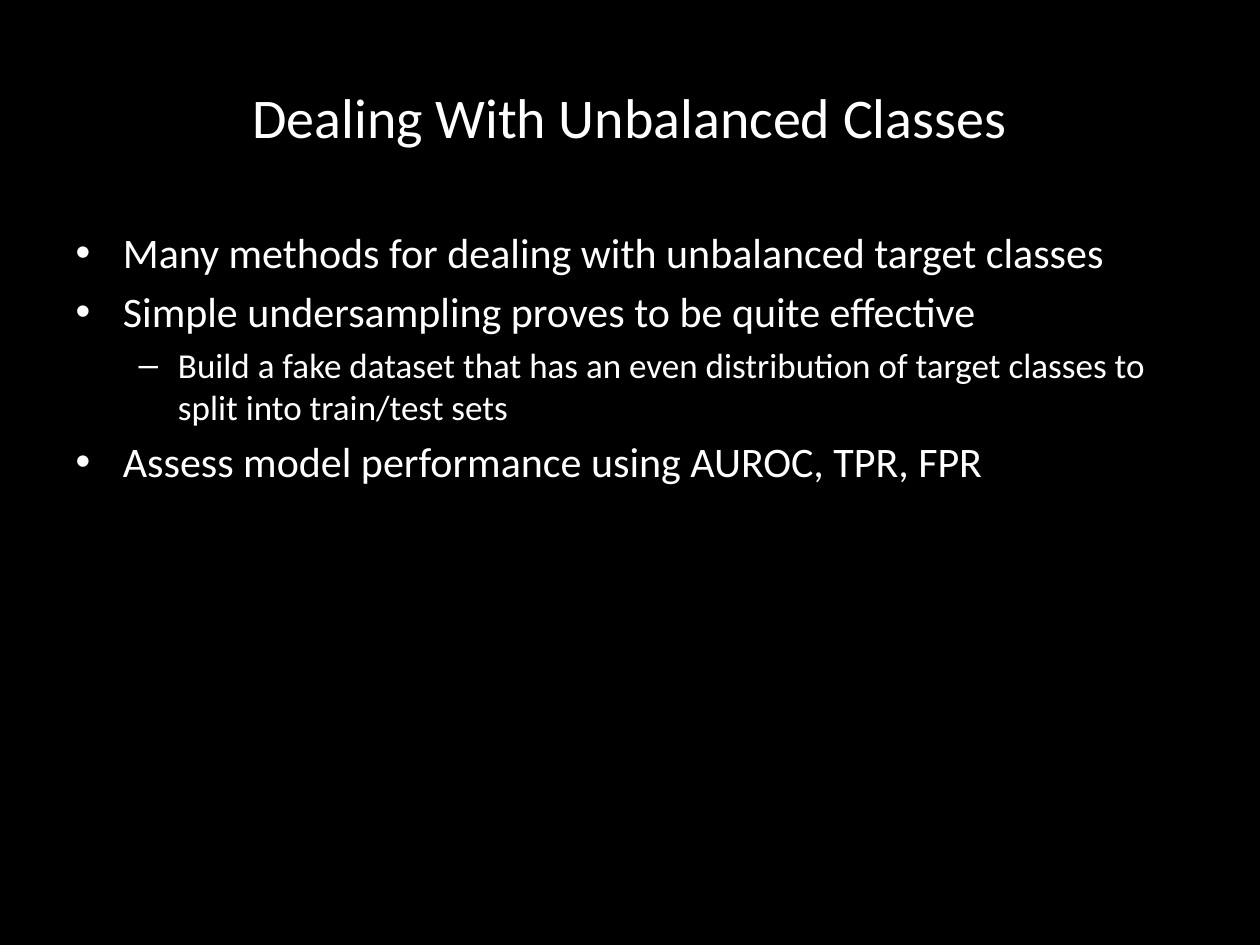
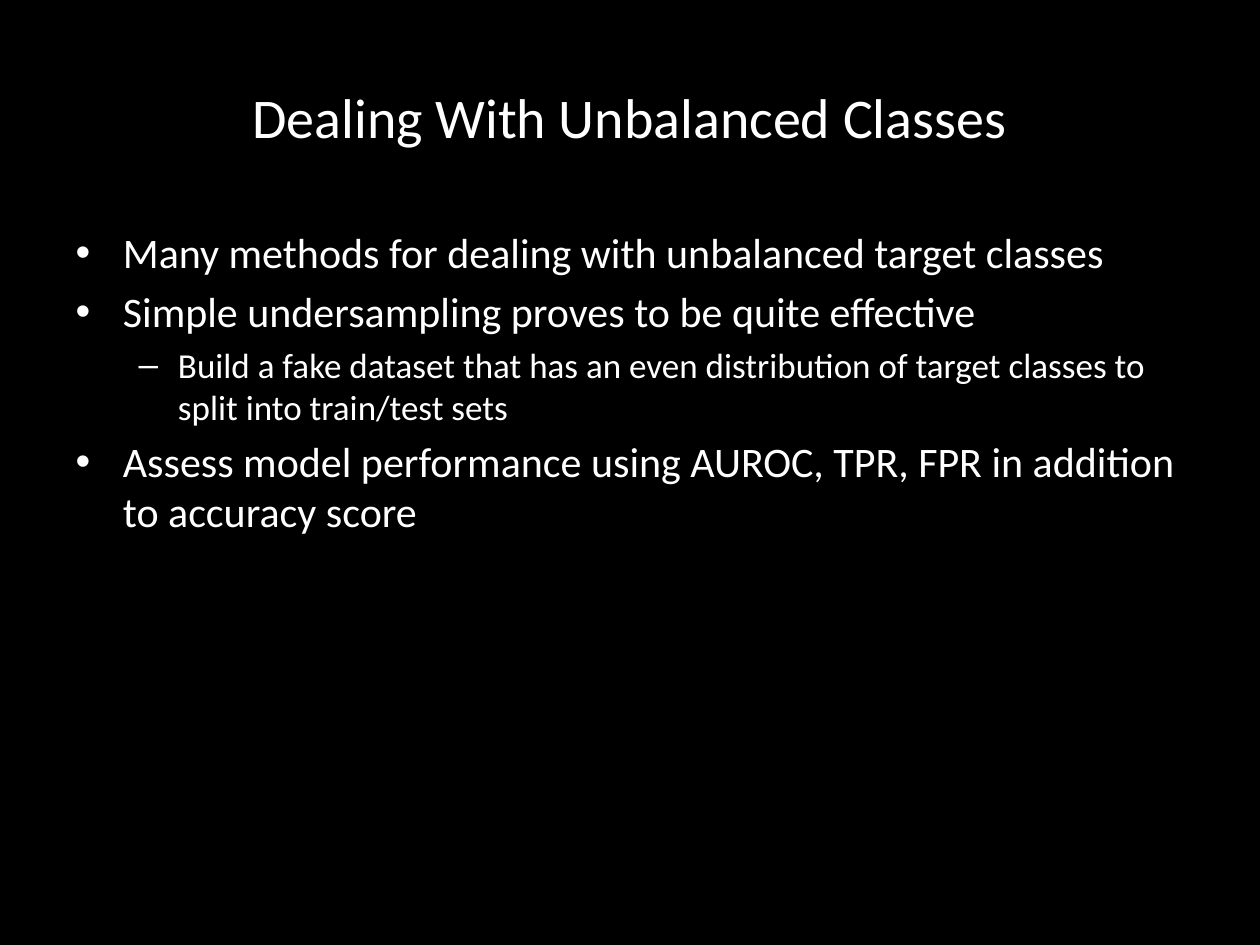
Before and after one commit to clbaechtold/ds5k_homework, a slide deck: slide 6 of final_project/presentation.pptx. Drawn at 1260x945 pixels with LibreOffice and Linux fonts; fonts in the diff are those of the drawing. Boxes give left, top, right and bottom in pixels: in the first picture for what was removed or moved away, otherwise in the second. Text is boxed around its words. In the diff, an @@ line names an element or a change of style, - is before the commit and + after.

```diff
--- a/final_project/presentation.pptx
+++ b/final_project/presentation.pptx
@@ text at (123,447,1174,534): text changed @@
-• Assess model performance using AUROC, TPR, FPR
+• Assess model performance using AUROC, TPR, FPR in addition to accuracy score
```
Also in this commit, not shown: 2 other slides changed, 1 slide added, 1 slide removed.
